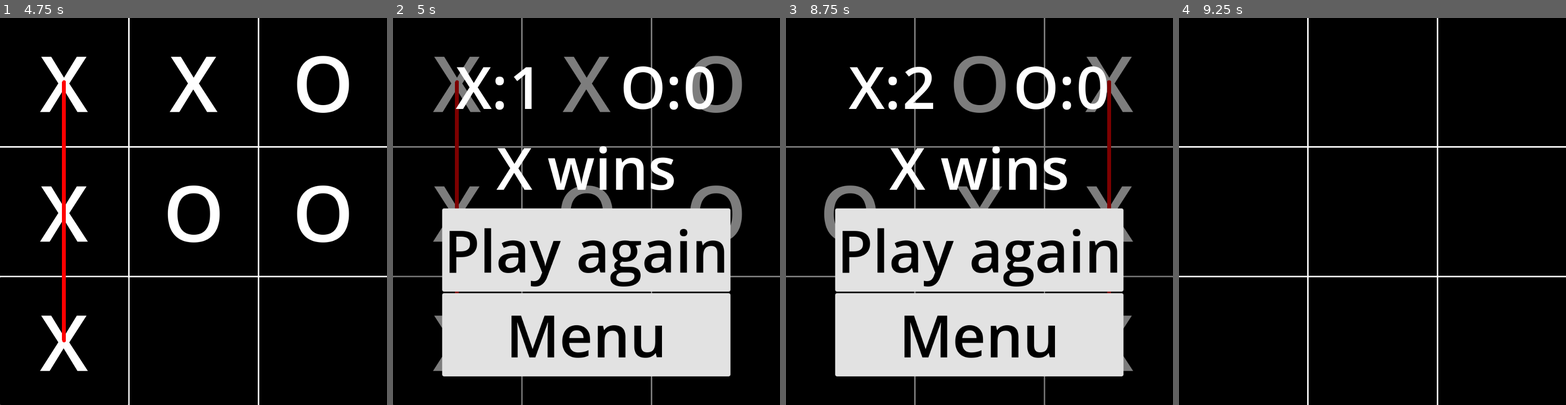
Above: before the commit, frames 1-4 (left to right).
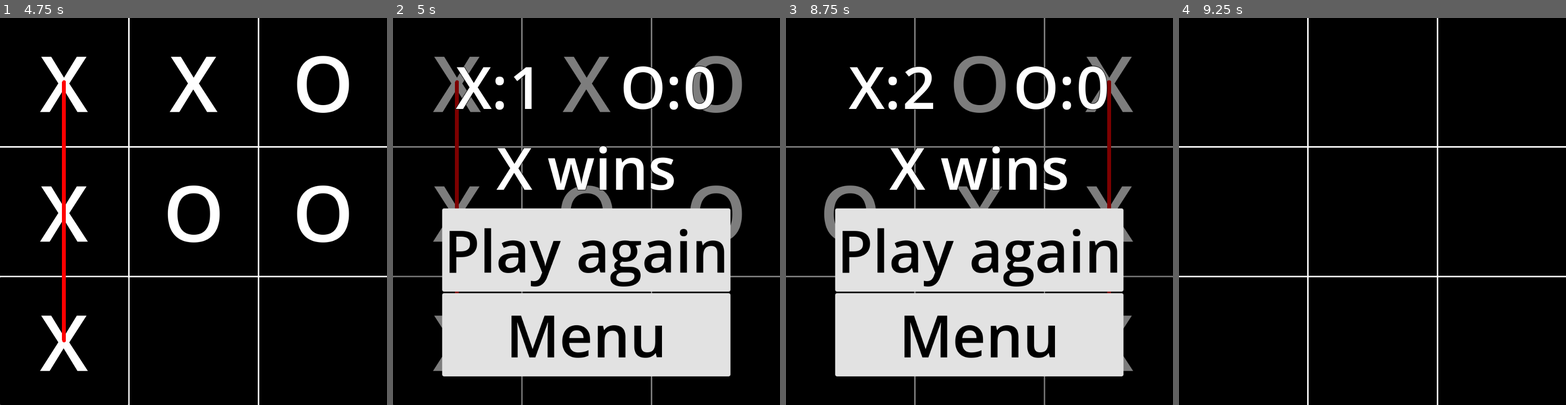
Above: after the commit, the same moments.

Repository: Vorgenstad/tic-tac-toe
Game: Godot game, scene res://scenes/main.tscn
Two runs of this game, one before a commit and one after it. Both use one fixed random seed, a clock stepped at 60 frames per second and the inputs below.
Inputs (mouse positions are in pixels of both pictures, inside the frame that each line leads up to):
- Up to frame 1 (4.75 s): click "VS CPU" at 0.5 s; click "Easy" at 1.25 s; click (65, 83) at 2 s; click (193, 83) at 2.75 s; click (65, 211) at 3.5 s; click (65, 343) at 4.25 s
- Up to frame 2 (5 s): no input
- Up to frame 3 (8.75 s): click "Play again" at 5 s; click (1111, 83) at 5.75 s; click (979, 211) at 6.5 s; click (1111, 211) at 7.25 s; click (1111, 343) at 8 s
- Up to frame 4 (9.25 s): click "Play again" at 8.75 s

Frame 1 is identical in both runs. In frame 2, 0.1% of the frame differs, in the area x 16-83%, y 12-45%; in frame 3, less than 0.1%; in frame 4, nothing differs.

Commit message:
Added outline to the label texts

Diff:
--- a/theme.tres
+++ b/theme.tres
@@ -17,3 +17,5 @@
 Button/styles/hover = SubResource("StyleBoxFlat_xiaph")
 Button/styles/normal = ExtResource("1_30ln6")
 Button/styles/pressed = ExtResource("1_30ln6")
+Label/colors/font_outline_color = Color(0, 0, 0, 1)
+Label/constants/outline_size = 5
